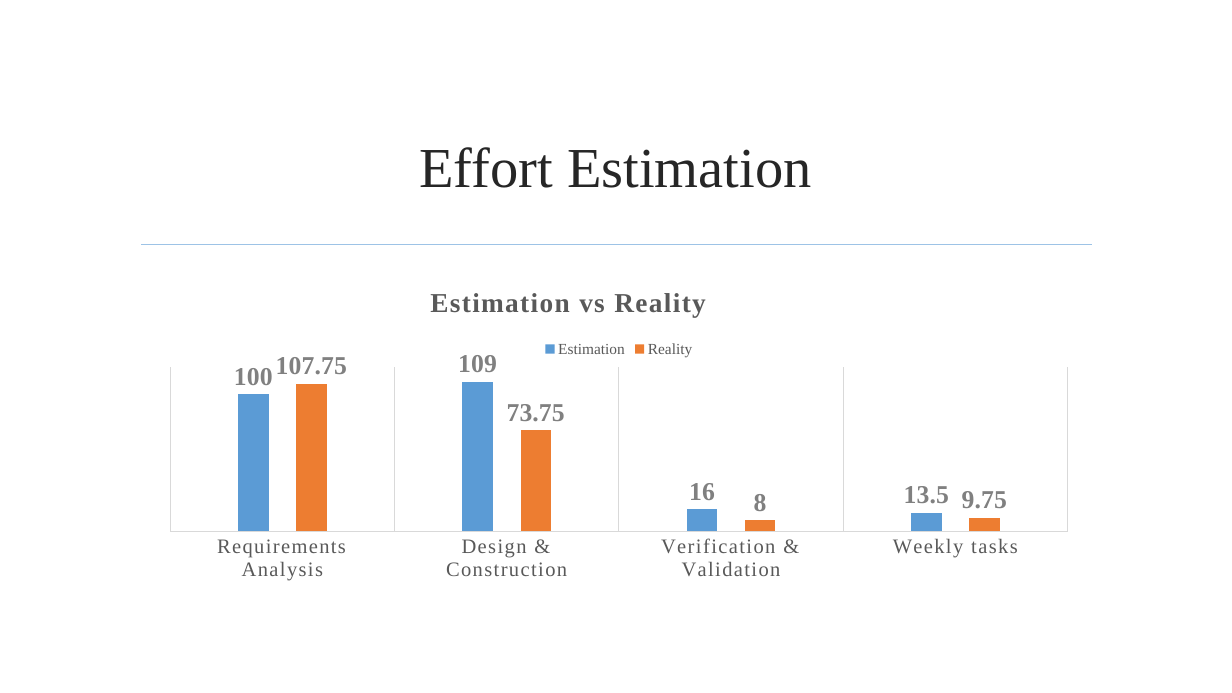
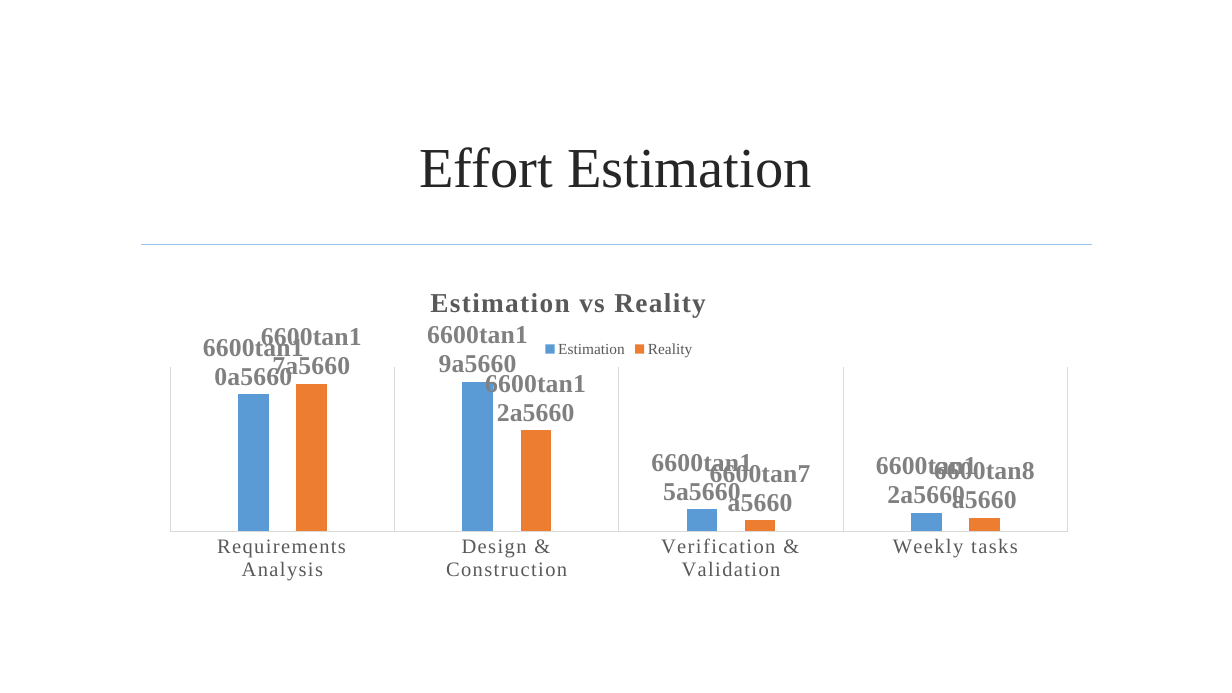
Before and after one commit to jmgirao/projetosoftware1213, a slide deck: slide 18 of Final Presentation/Presentation.pptx. Drawn at 1232x693 pixels with LibreOffice and Linux fonts; fonts in the diff are those of the drawing; background and template pictures are left out. Boxes give left, top, right and bottom in pixels: in the first picture for what was removed or moved away, otherwise in the second. Text is boxed around its words. In the diff, an @@ line names an element or a change of style, - is before the commit and + after.

```diff
--- a/Final Presentation/Presentation.pptx
+++ b/Final Presentation/Presentation.pptx
@@ column chart at (152, 274, 1087, 588) @@
@@ title "Estimation vs Reality " to "Estimation vs Reality" @@
@@ data labels of Estimation changed @@
@@ data labels of Reality changed @@
@@ value axis changed @@
```
Also in this commit, not shown: 4 other slides changed.
